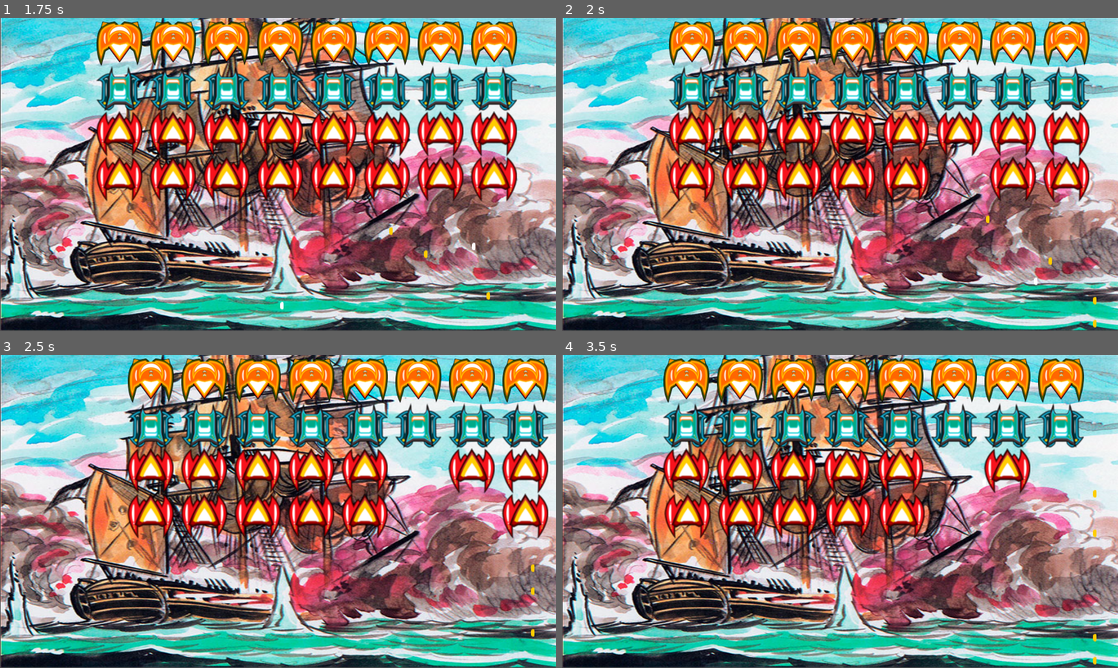
Above: before the commit, frames 1-4 (two rows, left to right).
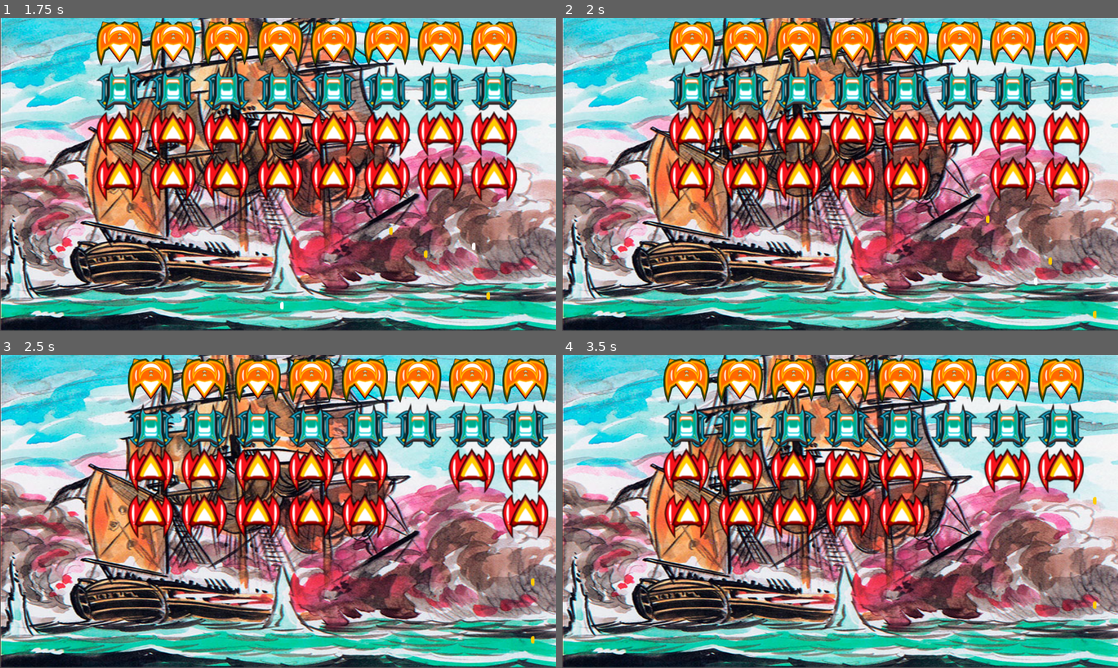
Above: after the commit, the same moments.

Repository: alexchristianqr/proyecto-final-godot
Game: Godot game, scene res://Main.tscn
Same seed, same stepped clock (60 frames per second), same inputs: the game is played once before the commit and once after it.
Inputs:
- Up to frame 1 (1.75 s): tap Enter at 0.5 s; hold Right (ui_right) 0.53-1.28 s; tap Space at 0.6, 0.77, 1.07, 1.35, 1.52 s; hold Down (ui_down) from 1.28 s (still down)
- Up to frame 2 (2 s): keep holding Down (ui_down); tap Space at 1.82 s
- Up to frame 3 (2.5 s): release Down (ui_down) at 2.03 s; hold Right (ui_right) from 2.03 s (still down); tap Space at 2.1 s
- Up to frame 4 (3.5 s): release Right (ui_right) at 2.78 s; hold Up (ui_up) from 2.78 s (still down); tap Space at 2.85, 3.02, 3.32 s

Frame 1 is identical in both runs. In frame 2, less than 0.1% of the frame differs, in the area x 95-97%, y 89-99%; in frame 3, less than 0.1%; in frame 4, 0.9%, in the area x 85-97%, y 29-99%.

Commit message:
actualizado

Diff:
--- a/Bala.gd
+++ b/Bala.gd
@@ -1,35 +1,32 @@
 extends Area2D
 
 @export var speed = 200
+
 var screen_size
-
-# -------------------------------------------------------------------------------
 func _ready():
 	screen_size = get_viewport_rect().size
-pass
-
-# -------------------------------------------------------------------------------
-func _process(delta):
-	VerticalMovement(delta)
 	pass
 
-# -------------------------------------------------------------------------------
+func _process(delta):
+	movimiento_vertical(delta)
+	pass
+
 # Movimiento vertical de la bala
 var y  = position.y
 var velocidad
-var distanciaFrame
-func VerticalMovement(delta):
+var distancia_frame
+func movimiento_vertical(delta):
 	velocidad = Vector2(0,0);
 	velocidad.y = velocidad.y - 1
+
 	velocidad = velocidad.normalized() * speed
-	distanciaFrame = velocidad * delta
+	distancia_frame = velocidad * delta
 
-	#actualizar la position nave
-	position = position + distanciaFrame
+	# Actualizar la position nave
+	position = position + distancia_frame
 	if (position.y <= 0):
 		queue_free()
 
-# -------------------------------------------------------------------------------
 func _on_Bala_area_entered(area):
 	area.queue_free()
 	queue_free()
--- a/BalaEnemy.gd
+++ b/BalaEnemy.gd
@@ -1,26 +1,22 @@
 extends Area2D
 
 @export var speed = 200
+
 var screen_size
-
-# -------------------------------------------------------------------------------
 func _ready():
 	screen_size = get_viewport_rect().size
 	pass
 
-# -------------------------------------------------------------------------------
 func _process(delta):
-	VerticalAbajoMovement(delta)
+	movimiento_abajo_vertical(delta)
 	pass
-
-# -------------------------------------------------------------------------------
 
 # Movimiento vertical abajo de la bala player
 var y  = position.y
 var velocidad
 var distanciaFrame
 
-func VerticalAbajoMovement(delta):
+func movimiento_abajo_vertical(delta):
 	velocidad = Vector2(0,0);
 	velocidad.y = velocidad.y + 1
 	velocidad = velocidad.normalized() * speed
--- a/BalaEnemy.tscn
+++ b/BalaEnemy.tscn
@@ -1,35 +1,35 @@
-[gd_scene load_steps=5 format=2]
+[gd_scene load_steps=5 format=3 uid="uid://dcwu7lxiqo5lq"]
 
-[ext_resource path="res://BalaEnemy.gd" type="Script" id=1]
-[ext_resource path="res://Img/BalaPlayer.png" type="Texture2D" id=2]
+[ext_resource type="Script" uid="uid://bkpn0c1lrfrjj" path="res://BalaEnemy.gd" id="1"]
+[ext_resource type="Texture2D" uid="uid://0a0pfd8qgpqx" path="res://Img/BalaPlayer.png" id="2"]
 
-[sub_resource type="SpriteFrames" id=1]
-animations = [ {
-"frames": [ ExtResource( 2 ) ],
+[sub_resource type="SpriteFrames" id="1"]
+animations = [{
+"frames": [{
+"duration": 1.0,
+"texture": ExtResource("2")
+}],
 "loop": true,
-"name": "BalaEnemy",
+"name": &"BalaEnemy",
 "speed": 5.0
-} ]
+}]
 
-[sub_resource type="CapsuleShape2D" id=2]
-radius = 3.375
+[sub_resource type="CapsuleShape2D" id="2"]
+radius = 3.1875
 height = 6.375
 
 [node name="BalaEnemy" type="Area2D"]
-position = Vector2( 108.122, 8.67645 )
+position = Vector2(108.122, 8.67645)
 collision_layer = 2
 collision_mask = 2
-script = ExtResource( 1 )
-__meta__ = {
-"_edit_group_": true
-}
+script = ExtResource("1")
 
 [node name="AnimatedSprite2D" type="AnimatedSprite2D" parent="."]
-frames = SubResource( 1 )
-animation = "BalaEnemy"
+sprite_frames = SubResource("1")
+animation = &"BalaEnemy"
 
 [node name="CollisionShape2D" type="CollisionShape2D" parent="."]
-shape = SubResource( 2 )
+shape = SubResource("2")
 
 [node name="Move" type="Timer" parent="."]
 wait_time = 0.001
--- a/Enemy.gd
+++ b/Enemy.gd
@@ -1,18 +1,11 @@
 extends Area2D
 
+var BalaEnemigo = load("res://BalaEnemy.tscn") # Instanciar la escena
+
 var screen_size
-
-# Intanciar la escena Bala Enemy
-var BalaEnemigo = load("res://BalaEnemy.tscn") #Nombre mal el name de la escena
-
-#
 func _ready():
 	screen_size = get_viewport_rect().size
-	# Añadir escena a un grupo
-	add_to_group("GroupEnemy")
-
-# Crear balas Enemy
-var Enemigo
+	add_to_group("GroupEnemy") # Añadir escena a un grupo
 
 func _on_TimeDisparo_timeout():
 	disparar()
@@ -22,16 +15,15 @@
 
 	if (!main.GameOver && (randi() % 100) <= 1):
 		var nueva_bala = BalaEnemigo.instantiate()
-		#Tomamos la posición de Enemy
+		# Tomamos la posición de Enemy
 		nueva_bala.position = Vector2(position.x, position.y)
 		get_tree().get_root().get_node("Main").add_child(nueva_bala)
 
-# Mover nave Enemy
+# Mover nave enemigo
+# Tres movimientos de las naves
+# Velocidad reemplaza a position
 var i = 1 # I incrementa
 var velocidad = Vector2(0,0);
-
-# Tres movimientos de las naves
-# Velocidad reemplaza a position
 func mover_nave():
 	match(i):
 		1: # Movimiento a la derecha
@@ -60,14 +52,13 @@
 	i=3;
 
 func mover_derecha():
-	i=1
+	i=1;
 
 # Cambiar el color de las naves
 var e = 0
 var mob_types
 var n = 2
 var nn = 1
-
 func cambiar_nave():
 	mob_types = $AnimatedSprite2D.sprite_frames.get_animation_names()
 
@@ -84,16 +75,14 @@
 			$AnimatedSprite2D.animation = mob_types[n]
 			nn = 3
 
-#Naves caidas
-var EnemyLista
+# Naves caidas
+var lista_enemigos
+func _on_Enemy_area_entered(_area):
+	get_tree().get_root().get_node("Main/Gameover").contar_muertos()
 
-func _on_Enemy_area_entered(_area):
-	get_tree().get_root().get_node("Main/Gameover").KillCounter()
+	lista_enemigos = get_tree().get_nodes_in_group("GroupEnemy")
 
-	EnemyLista = get_tree().get_nodes_in_group("GroupEnemy")
-	print(EnemyLista.size())
-
-	if(EnemyLista.size() == 1):
+	if(lista_enemigos.size() == 1):
 		get_tree().get_root().get_node("Main/Gameover").show()
-		get_tree().get_root().get_node("Main/Gameover").Ganaste()
+		get_tree().get_root().get_node("Main/Gameover").label_ganaste()
 		print("Cualquier cosa")
--- a/Gameover.gd
+++ b/Gameover.gd
@@ -1,32 +1,24 @@
 extends Area2D
 signal reboot
 
-
-
-
 func _ready():
 	pass
-
 
 # Emite una señal
 func _on_Button_button_down():
 	emit_signal("reboot")
 
-
 # Señal que reinicia el juego
 func _on_Gameover_reboot():
 	get_tree().reload_current_scene()
 
-
-
 # Naves Enemigas caidas
 var deceso = 0
-func KillCounter():
+func contar_muertos():
 	deceso = deceso + 1
 	print(deceso, " kill")
-	$Kills.text = str(deceso) #Enseña la cantidad de naves muertas
-	#return deceso
+	$Kills.text = str(deceso) # Enseña la cantidad de naves muertas
 
 # Victoria
-func Ganaste():
+func label_ganaste():
 	$Label.text = "Ganaste!"
--- a/Player.gd
+++ b/Player.gd
@@ -3,7 +3,7 @@
 @export var speed = 300
 
 # Intanciar la escena Bala player
-var Balas = load("res://Bala.tscn")
+var BalaJugador = load("res://Bala.tscn")
 
 # Variable que obtine el tamaño de la pantalla
 var screen_size
@@ -26,15 +26,23 @@
 	if(Input.is_action_pressed("ui_left")):
 		velocidad.x = velocidad.x - 1
 
+	if(Input.is_action_pressed("ui_up")):
+		velocidad.y = velocidad.y - 1
+
+	if(Input.is_action_pressed("ui_down")):
+		velocidad.y = velocidad.y + 1
+
 	velocidad = velocidad.normalized() * speed
 	distanciaFrame = velocidad * delta
-	# actualizar la pocsition nave
+
+	# Actualizar la pocsition nave
 	position = position + distanciaFrame
-	#               postion acutal       Min      Max
+
+	# Postion actual Min y Max
 	position.x = clamp(position.x, 33, screen_size.x-33)
 	return position.x
 
-#Animación del player
+# Animación del player
 func animar_jugador(posicion_jugador):
 
 	if(Input.is_action_pressed("ui_right") or Input.is_action_pressed("ui_left")):
@@ -54,7 +62,7 @@
 func disparar():
 	var main = get_tree().get_root().get_node('Main')
 	if (!main.GameOver):
-		var nueva_bala = Balas.instantiate()
+		var nueva_bala = BalaJugador.instantiate()
 
 		nueva_bala.position = Vector2(position.x,position.y-32)
 		get_tree().get_root().get_node("Main").add_child(nueva_bala)
